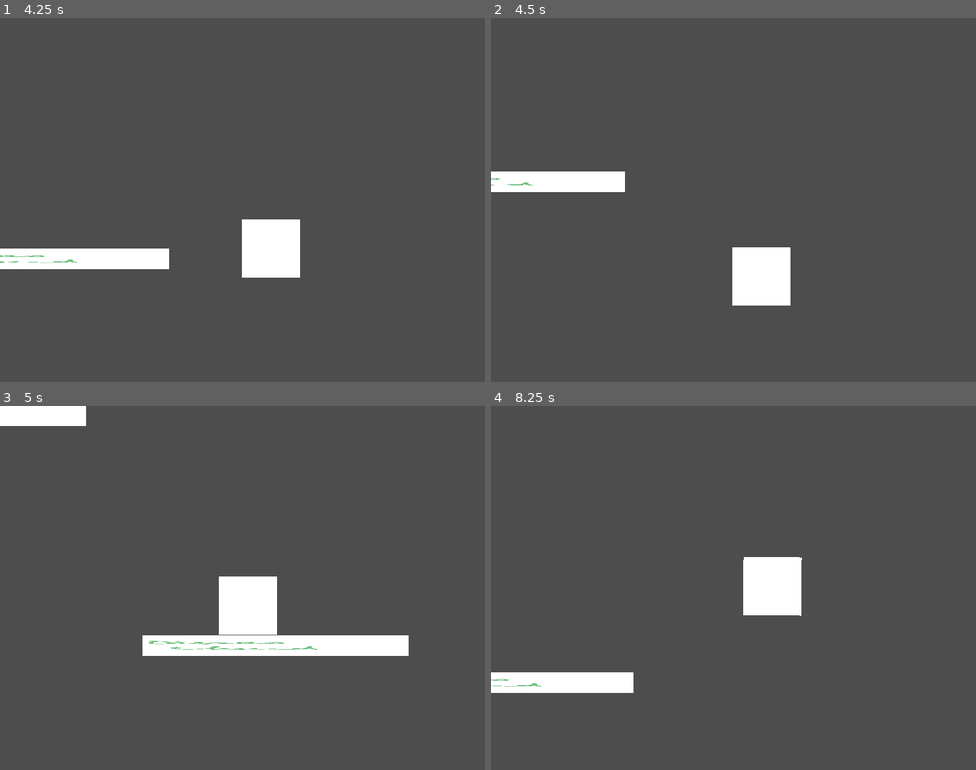
Above: before the commit, frames 1-4 (two rows, left to right).
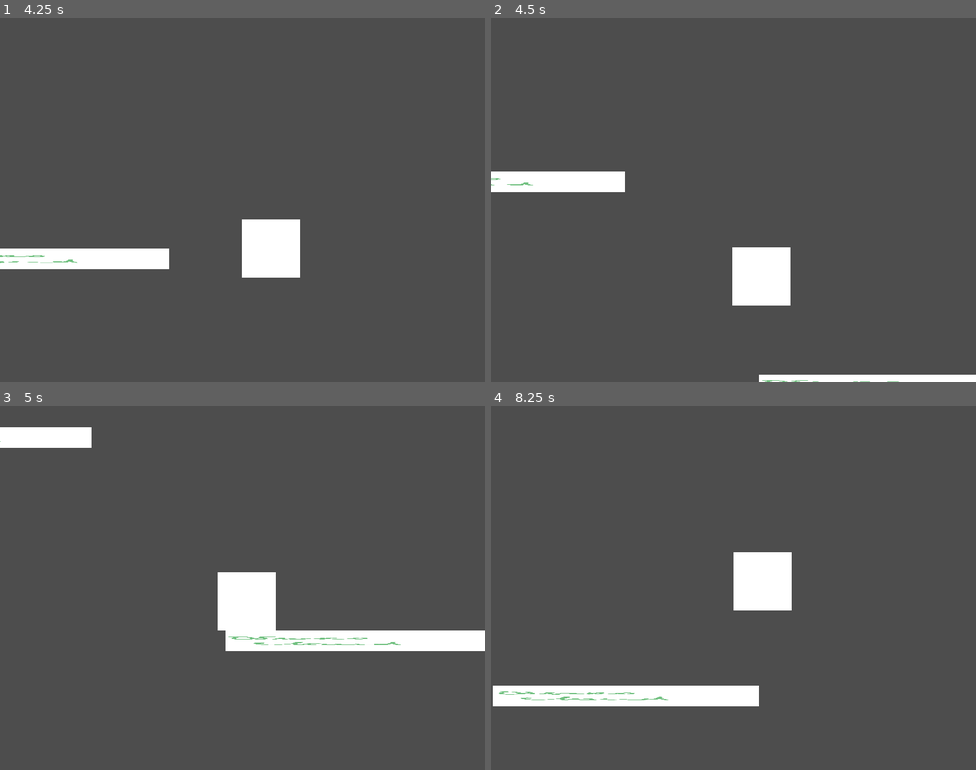
Above: after the commit, the same moments.

Repository: VIxeny/Cloud
Game: Godot game, scene res://scenes/main.tscn
Two runs of this game, one before a commit and one after it. Both use one fixed random seed, a clock stepped at 60 frames per second and the inputs below. Before the commit the project starts from res://scenes/test_player.tscn.
Inputs:
- Up to frame 1 (4.25 s): tap Space (jump) at 0.77, 1.52, 3.02, 3.77 s
- Up to frame 2 (4.5 s): no input
- Up to frame 3 (5 s): tap Space (jump) at 4.52 s
- Up to frame 4 (8.25 s): tap Enter at 5.75 s; tap Space (jump) at 6.02, 6.77, 7.52 s

Frame 1 is identical in both runs. In frame 2, 0.9% of the frame differs, in the area x 55-100%, y 98-100%; in frame 3, 5.3%, in the area x 0-100%, y 0-69%; in frame 4, 4.6%.

Commit message:
Переименовка файлов

Diff:
--- a/scenes/CloudTest.tscn
+++ /dev/null
@@ -1,8 +0,0 @@
-[gd_scene load_steps=3 format=3 uid="uid://eltfjooyjwx2"]
-
-[ext_resource type="Script" path="res://scripts/cloud_test.gd" id="1_djfrv"]
-[ext_resource type="PackedScene" uid="uid://drbsxmcuq8lng" path="res://scenes/cloud.tscn" id="2_hjcct"]
-
-[node name="Node" type="Node"]
-script = ExtResource("1_djfrv")
-cloudFly = ExtResource("2_hjcct")
--- a/scenes/cloud.tscn
+++ b/scenes/cloud.tscn
@@ -1,6 +1,6 @@
 [gd_scene load_steps=4 format=3 uid="uid://drbsxmcuq8lng"]
 
-[ext_resource type="Script" uid="uid://bnbqin6r1wku5" path="res://scripts/cloudFlat.gd" id="1_2kyfr"]
+[ext_resource type="Script" uid="uid://bnbqin6r1wku5" path="res://scripts/cloud.gd" id="1_2kyfr"]
 [ext_resource type="Texture2D" uid="uid://cyukr3ly0ef12" path="res://assets/cloudTest.png" id="2_n1qj5"]
 
 [sub_resource type="RectangleShape2D" id="RectangleShape2D_dl81w"]
--- /dev/null
+++ b/scenes/main.tscn
@@ -0,0 +1,19 @@
+[gd_scene load_steps=5 format=3 uid="uid://dyesohdtv4cxu"]
+
+[ext_resource type="Script" uid="uid://ccdj4tii3qh05" path="res://scripts/cloud_spawner.gd" id="1_jyhfs"]
+[ext_resource type="PackedScene" uid="uid://drbsxmcuq8lng" path="res://scenes/cloud.tscn" id="2_tbgi4"]
+[ext_resource type="PackedScene" uid="uid://b4y4bfkgjqr3d" path="res://scenes/player.tscn" id="3_tefeu"]
+[ext_resource type="Script" uid="uid://db7iic5vndm" path="res://scripts/camera.gd" id="4_o6xl0"]
+
+[node name="main" type="Node"]
+script = ExtResource("1_jyhfs")
+cloudFly = ExtResource("2_tbgi4")
+
+[node name="player" parent="." instance=ExtResource("3_tefeu")]
+position = Vector2(158, 147)
+
+[node name="Camera2D" type="Camera2D" parent="."]
+position = Vector2(342, 201)
+process_callback = 0
+position_smoothing_enabled = true
+script = ExtResource("4_o6xl0")
--- a/scenes/player.tscn
+++ b/scenes/player.tscn
@@ -2,7 +2,7 @@
 
 [ext_resource type="Texture2D" uid="uid://bpflb4we4ss4b" path="res://assets/Square.png" id="1_3vyb7"]
 [ext_resource type="Script" uid="uid://bkrcr05rirkm6" path="res://scripts/player.gd" id="1_g2els"]
-[ext_resource type="Script" uid="uid://c30pmg6dwcmvs" path="res://scripts/ground_zone.gd" id="3_qhqgy"]
+[ext_resource type="Script" uid="uid://c30pmg6dwcmvs" path="res://scripts/mount.gd" id="3_qhqgy"]
 
 [sub_resource type="Curve" id="Curve_g2els"]
 _limits = [500.0, 800.0, 0.0, 3.0]
--- a/scenes/test_player.tscn
+++ /dev/null
@@ -1,19 +0,0 @@
-[gd_scene load_steps=5 format=3 uid="uid://dyesohdtv4cxu"]
-
-[ext_resource type="Script" path="res://scripts/cloud_test.gd" id="1_22uif"]
-[ext_resource type="PackedScene" uid="uid://b4y4bfkgjqr3d" path="res://scenes/player.tscn" id="1_e7mys"]
-[ext_resource type="PackedScene" uid="uid://drbsxmcuq8lng" path="res://scenes/cloud.tscn" id="2_x6lmx"]
-[ext_resource type="Script" uid="uid://db7iic5vndm" path="res://scripts/camera_2d.gd" id="4_x6lmx"]
-
-[node name="TestPlayer" type="Node"]
-script = ExtResource("1_22uif")
-cloudFly = ExtResource("2_x6lmx")
-
-[node name="player" parent="." instance=ExtResource("1_e7mys")]
-position = Vector2(158, 147)
-
-[node name="Camera2D" type="Camera2D" parent="."]
-position = Vector2(342, 201)
-process_callback = 0
-position_smoothing_enabled = true
-script = ExtResource("4_x6lmx")
Renamed: scripts/camera_2d.gd -> scripts/camera.gd
Renamed: scripts/camera_2d.gd.uid -> scripts/camera.gd.uid
Renamed: scripts/cloudFlat.gd -> scripts/cloud.gd
Renamed: scripts/cloudFlat.gd.uid -> scripts/cloud.gd.uid
Renamed: scripts/cloud_test.gd -> scripts/cloud_spawner.gd
Renamed: scripts/cloud_test.gd.uid -> scripts/cloud_spawner.gd.uid
Renamed: scripts/ground_zone.gd -> scripts/mount.gd
Renamed: scripts/ground_zone.gd.uid -> scripts/mount.gd.uid
